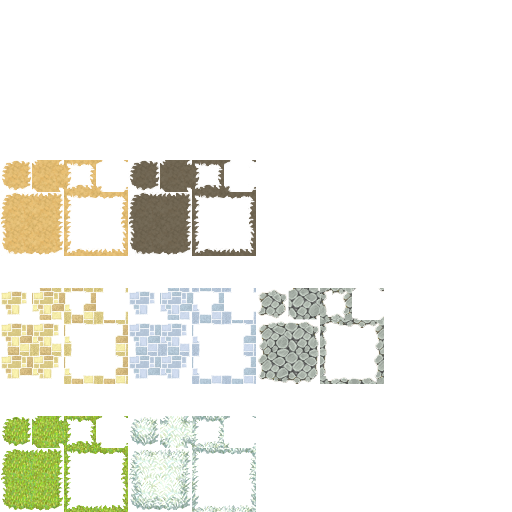
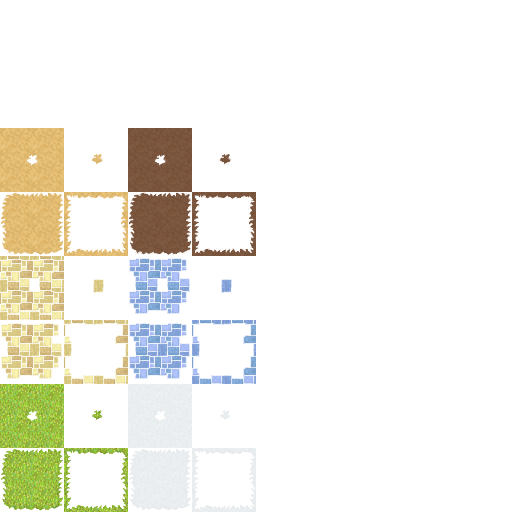
Two versions of the same layered image (512×512). Layer-by-layer changes:
hid "Snow" over [128, 416, 256, 512]
hid "Tiles Gray" over [129, 288, 256, 384]
added layer "Layer 2" above "Tiles copy" over [0, 256, 64, 320]
added layer "Tiles copy" above "Tiles" over [129, 258, 256, 384]
painted on "Tiles" over [1, 258, 128, 357]
removed layer "Stone" over [257, 288, 384, 384]
hid "Dark ground" over [128, 160, 256, 256]
added layer "dirt copy" above "dirt" over [128, 128, 256, 256]
renamed "Ground" to "dirt", painted on it over [0, 128, 128, 192]
added layer "Grass copy" above "Grass" over [128, 384, 256, 512]
painted on "Grass" over [0, 384, 128, 448]
